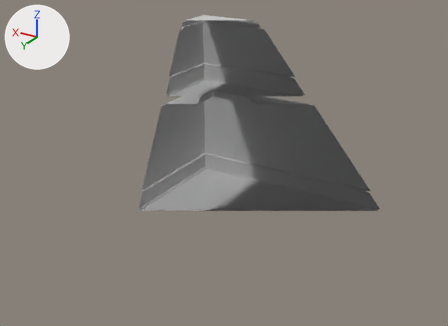
The FBX model Assets/Props/Kazad Dum/Kazadum 1.FBX: old version first, new version second.
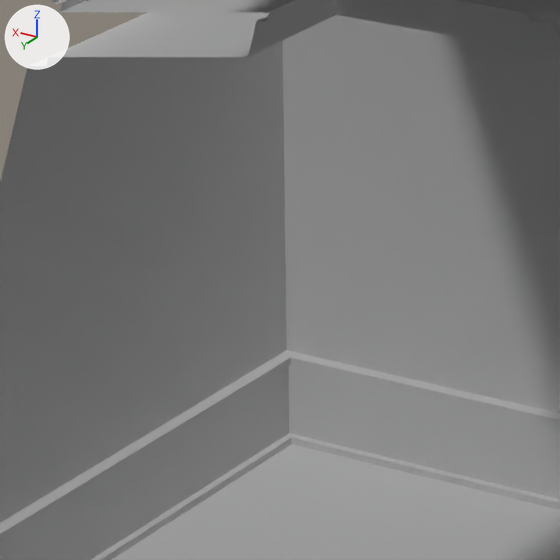
Each version appears first from a 50 mm lens placed at (-0.07, 3.23, 8.25), pointed at (8.84, -11.62, 0.82), and next in a close-up on the part from 35% to 56% of the width and 29% to 58% of the height. The lights are fixed; the arrows at upper left show +X, +Y and +Z. Everything nearer to the camera than a plane just in front of the edit is cut away. Where no turn or scale is listed for an object, it has been applied to the vertices.

Names of what the first close-up shows: 'Object007', 'grand mur008', 'sol037'.
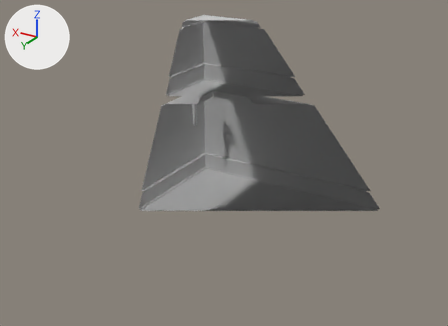
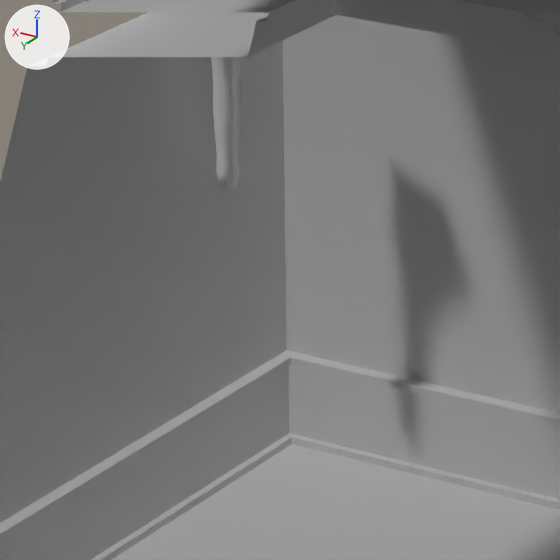
Diff of the bpy script that builds the scene:
```diff
--- a/Assets/Props/Kazad Dum/Kazadum 1.FBX.py
+++ b/Assets/Props/Kazad Dum/Kazadum 1.FBX.py
@@ me_mesh_1 @@
+me_mesh_1.from_pydata(...)  # 45 vertices, 41 faces; spans x -0.184..0.228, y -0.217..0.217, z -1.171..0.0
@@ ob_stalactite @@
+ob_stalactite = bpy.data.objects.new('stalactite', me_mesh_1)
+ob_stalactite.location = (9.877, -11.755, 2.949)
```

Location of each change, [x1, y1, x2, y2] in pixels of the close-ups (560 x 560 px):
'stalactite', added
    after: [211, 57, 241, 190]
